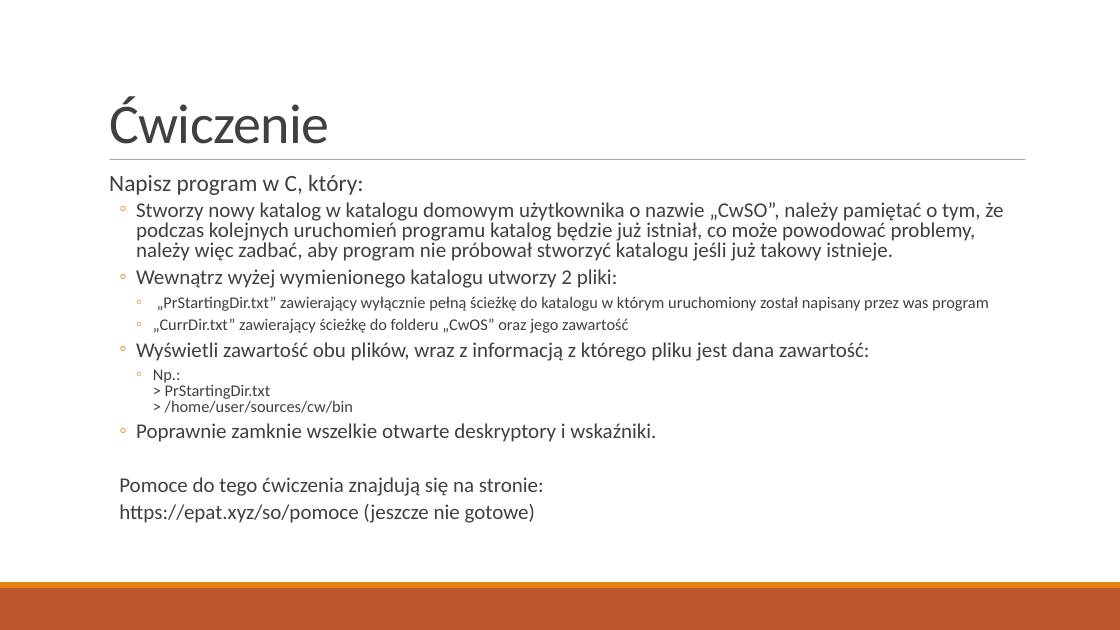
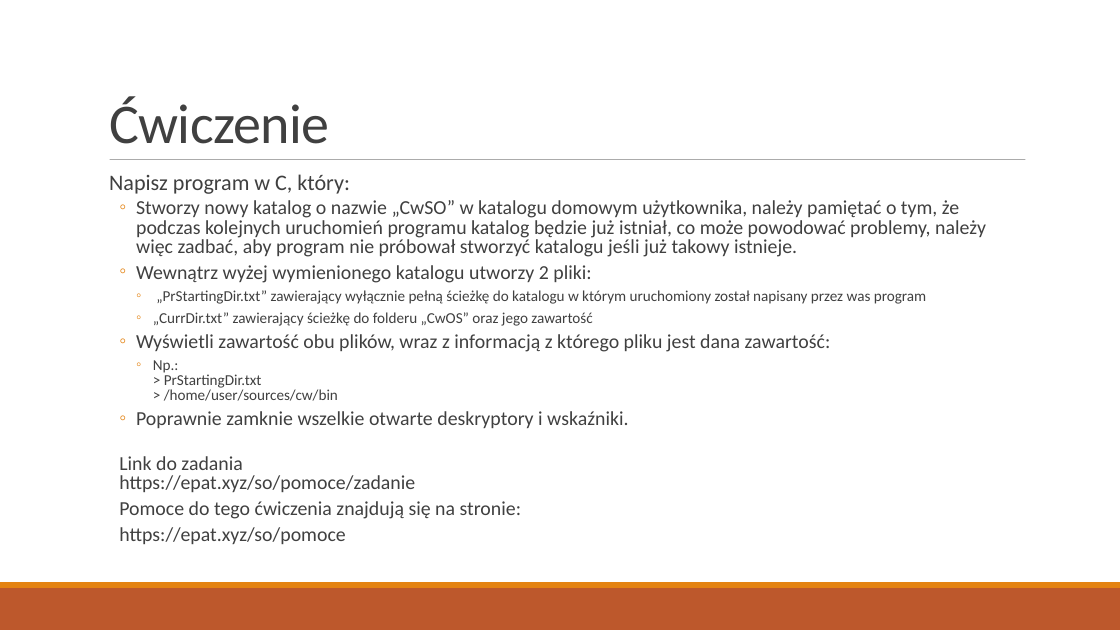
Before and after one commit to Epacik/ZaliczenieSystemowOperacyjnych, a slide deck: slide 8 of Projekt - Damian Kuśmierz.odp. Drawn at 1120x630 pixels with LibreOffice and Linux fonts; fonts in the diff are those of the drawing. Boxes give left, top, right and bottom in pixels: in the first picture for what was removed or moved away, otherwise in the second. Text is boxed around its words. In the diff, an @@ line names an element or a change of style, - is before the commit and + after.

Commit message:
gotowe do oddania

```diff
--- a/Projekt - Damian Kuśmierz.odp
+++ b/Projekt - Damian Kuśmierz.odp
@@ text at (109,174,926,519): size 20 to 19 pt in "Napisz program w C, który:"; size 18 to 17 pt in "Wewnątrz wyżej wymienionego katalogu utworzy 2 pliki:", "Wyświetli zawartość obu plików, wraz z informacją ...", "Poprawnie zamknie wszelkie otwarte deskryptory i wskaźniki.", "Pomoce do tego ćwiczenia znajdują się na ..."; size 14 to 13 pt in "„PrStartingDir.txt” zawierający wyłącznie pełną ścieżkę do k ...", "„CurrDir.txt” zawierający ścieżkę do folderu „CwOS” oraz ...", "Np.: > PrStartingDir.txt > /home/user/sources/cw/bin" @@
@@ text at (136,200,986,257): text changed; size 18 to 17 pt @@
-  ◦ Stworzy nowy katalog w katalogu domowym użytkownika o nazwie „CwSO”, należy pamiętać o tym, że podczas kolejnych uruchomień programu katalog będzie już istniał, co może powodować problemy, należy więc zadbać, aby program nie próbował stworzyć katalogu jeśli już takowy istnieje.
+  ◦ Stworzy nowy katalog o nazwie „CwSO” w katalogu domowym użytkownika, należy pamiętać o tym, że podczas kolejnych uruchomień programu katalog będzie już istniał, co może powodować problemy, należy więc zadbać, aby program nie próbował stworzyć katalogu jeśli już takowy istnieje.
@@ text at (119,456,415,492): paragraph added @@
+  Link do zadania
+  https://epat.xyz/so/pomoce/zadanie
@@ text at (119,527,346,544): text changed; size 18 to 17 pt @@
-  https://epat.xyz/so/pomoce (jeszcze nie gotowe)
+  https://epat.xyz/so/pomoce
```
Also in this commit, not shown: 3 other slides changed, 6 other files.
